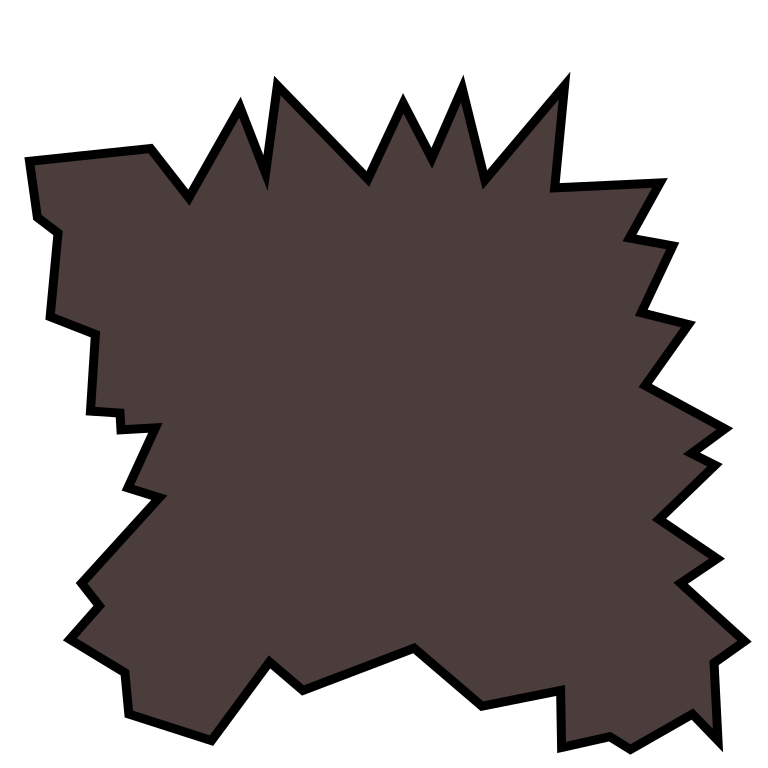
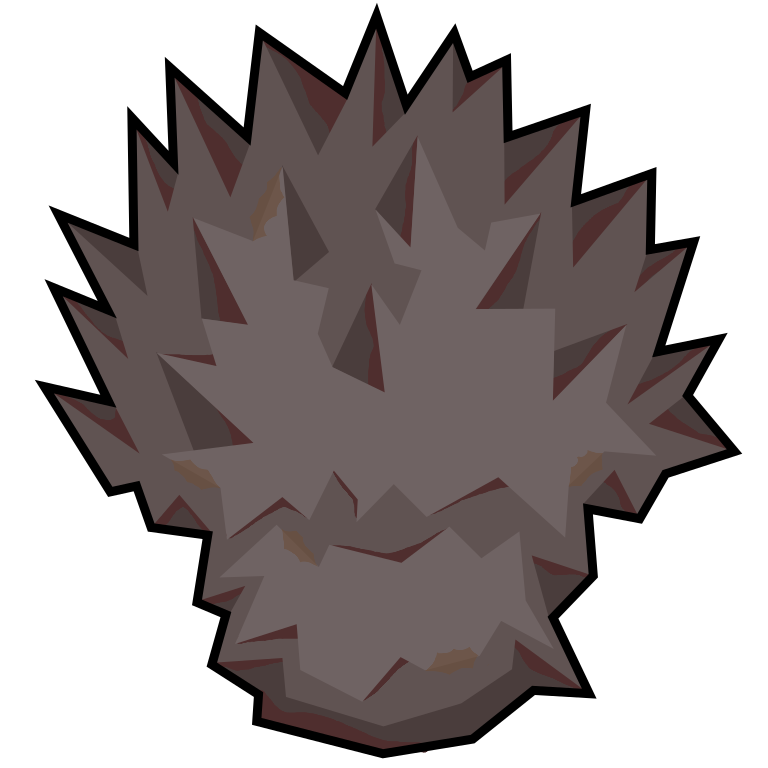
Layer changes from the first 768 × 768 image to the second:
painted on "Слой" over 24, 71, 752, 755
added group "Копия Копия Группа слоёв" with 7 layers above "NAT_Guardsman_A_east.png" over 34, 2, 743, 759
added layer "outline #1" in group "Копия Копия Группа слоёв" over 34, 2, 743, 759
added layer "rust_top #1" (60%) in group "Копия Копия Группа слоёв" over 170, 166, 604, 675
added layer "light #1" in group "Копия Копия Группа слоёв" over 156, 137, 657, 702
added layer "rust_mid #1" in group "Копия Копия Группа слоёв" over 159, 353, 514, 701
added layer "base #1" in group "Копия Копия Группа слоёв" over 44, 15, 735, 727
added layer "rust_bot #1" in group "Копия Копия Группа слоёв" over 50, 24, 734, 754
added layer "dark #1" in group "Копия Копия Группа слоёв" over 44, 15, 735, 754
hid "Слой #1" over 29, 85, 745, 750